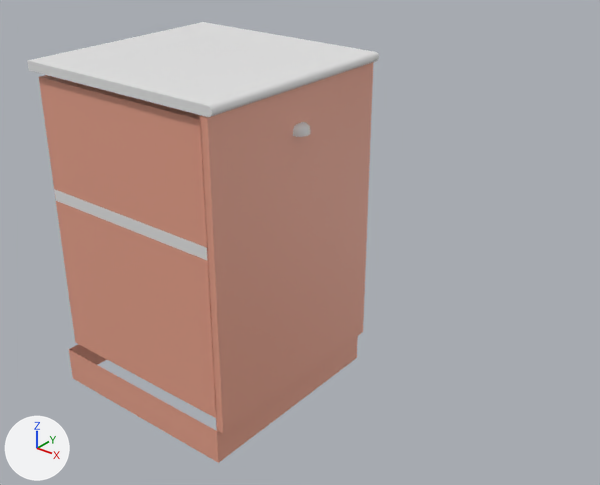
Before and after pictures for a commit that changed the FBX model Assets/FBX/Counter_Dishwasher.fbx.
Both versions are drawn from a 50 mm camera at (17.61, -14.5, 14.04) aimed at (5.84, 0.22, 4.92). The axes (+X, +Y, +Z) are drawn at lower left. The lights are the same throughout. Objects named as collision shapes, trigger or cutter boxes, shadow casters or lower levels of detail are left out. Where no turn or scale is listed for an object, it has been applied to the vertices. Vertices at the same position are counted once.

In view in the first picture: 'Counter_Dishwasher', 'Counter_Dishwasher_Door', 'Counter_Dishwasher_Rack_Runner_02', 'Counter_Handle.007'.
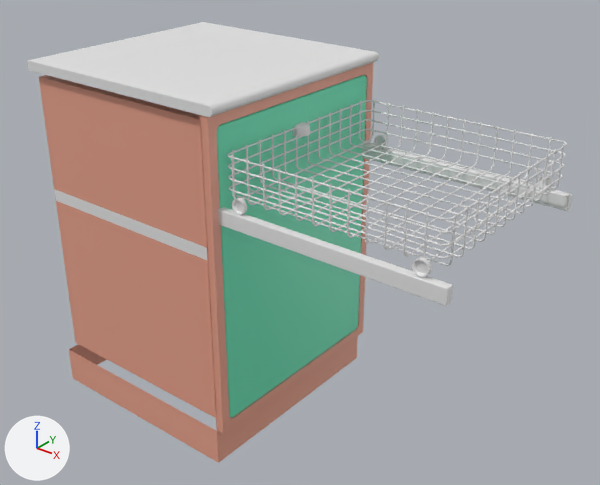
Boxes [x1, y1, x2, y2] around the edits, measured in the pictures (600 x 485 px; the box of a moved part takes in the faces that stretch with it):
'Counter_Dishwasher_Rack_Runner_01', reshaped, moved (not visible before)
    after: [218, 100, 573, 306]
'Counter_Handle.007', deleted
    before: [293, 122, 310, 137]
part 1 of me_cube_020, moved or reshaped (not visible before)
    after: [362, 143, 573, 211]
part 2 of me_cube_020, moved or reshaped (not visible before)
    after: [218, 207, 453, 306]
part 3 of me_cube_020, added
    after: [227, 100, 567, 277]
part 5 of me_cube_013, added
    after: [293, 122, 310, 137]
part 6 of me_cube_013, added (green)
    after: [207, 62, 373, 433]

The change in detail:
Material 'Door' (mat_door) is new.
Its base color is (0.157, 0.8, 0.504) (green #6ee7bc).
me_cube_020 is used by ob_counter_dishwasher_rack_runner_01; location (2.95, 0.0, 5.89).
me_cube_020 had 64 vertices, 36 faces and spanned x -2.84..2.84, y -2.8..2.8, z -0.36..0.0.
me_cube_020 now has 2880 vertices, 2892 faces and spans x 0.11..5.79, y -2.8..2.8, z 5.53..7.14.
me_cube_020 part 1: the loose piece of 32 vertices spanning x -2.84..2.84, y 2.6..2.8, z -0.36..0.0 is moved by (2.95, 0.0, 5.89).
me_cube_020 part 2: the loose piece of 32 vertices spanning x -2.84..2.84, y -2.8..-2.6, z -0.36..0.0 is moved by (2.95, 0.0, 5.89).
me_cube_020 part 3: 2816 vertices added at x 0.28..5.62, y -2.73..2.73, z 5.89..7.14.
me_cube_020 part 4: the surface is now shaded smooth.
me_cube_013 is used by ob_counter_dishwasher_door; location (5.8, 0.0, 1.0).
me_cube_013 had 120 vertices, 102 faces and spanned x -0.18..0.2, y -2.98..2.98, z 0.0..7.98.
me_cube_013 now has 355 vertices, 304 faces and spans x -0.18..0.45, y -2.98..2.98, z 0.0..7.98.
me_cube_013 part 5: a new loose piece of 90 vertices spanning x 0.2..0.45, y -0.25..0.25, z 6.87..7.12, in mat_handle (white #e7e7e7).
me_cube_013 part 6: 144 vertices added at x 0.15..0.2, y -2.85..2.85, z 0.13..7.85.
me_cube_013 now uses material mat_door (green #6ee7bc).
me_cube_013 now uses material mat_handle (white #e7e7e7).
Object 'Counter_Handle.007' (ob_counter_handle_007) is deleted.
Object 'Counter_Dishwasher_Rack_Runner_01' (ob_counter_dishwasher_rack_runner_01) moves from (2.95, 0.0, 5.89) to (5.8, 0.0, 1.0).
